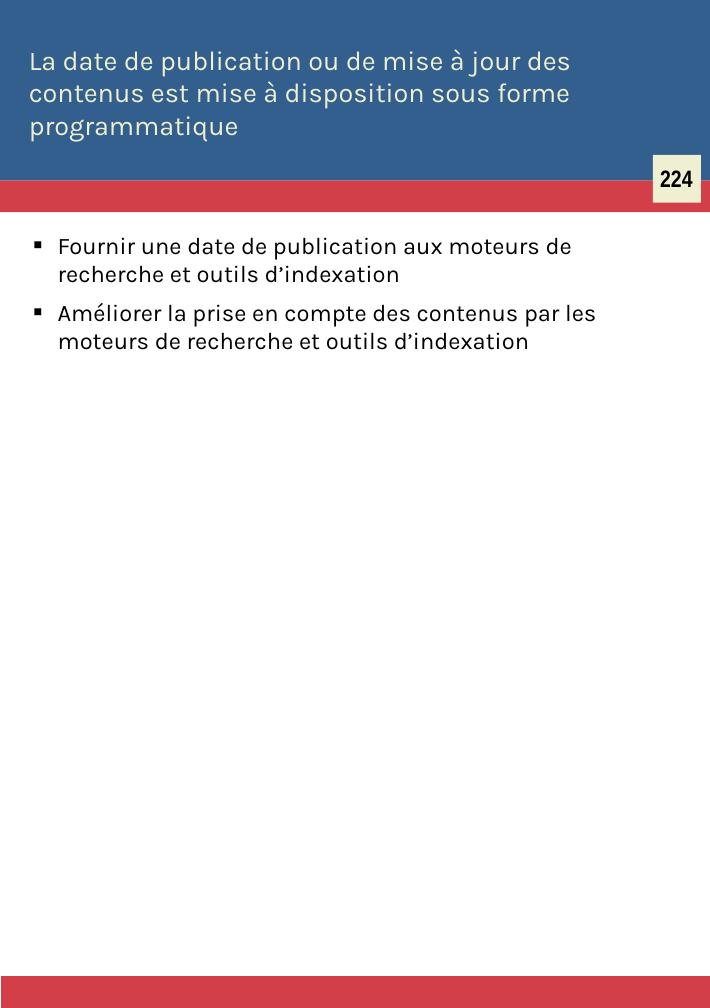
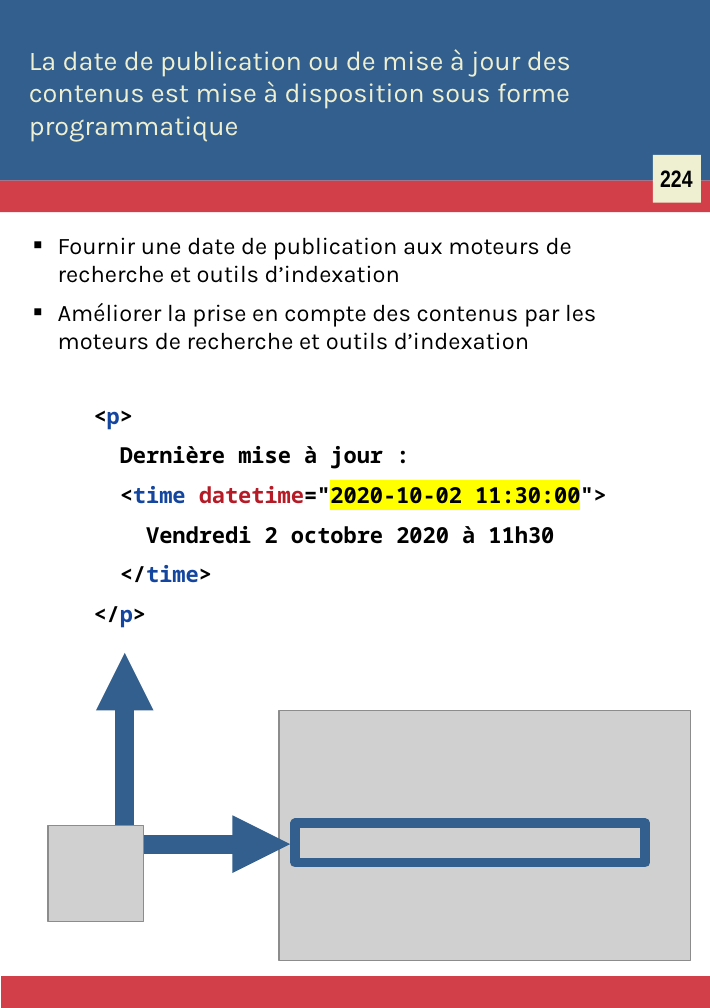
Before and after one commit to Zigazou/bonnes-pratiques-illustrees, a slide deck: slide 240 of bonnes-pratiques.odp. Drawn at 710x1008 pixels with LibreOffice and Linux fonts; fonts in the diff are those of the drawing; grey boxes stand for pictures. Boxes give left, top, right and bottom in pixels: in the first picture for what was removed or moved away, otherwise in the second. Text is boxed around its words. In the diff, an @@ line names an element or a change of style, - is before the commit and + after.

```diff
--- a/bonnes-pratiques.odp
+++ b/bonnes-pratiques.odp
@@ text added at box(94, 410, 607, 628), 13 pt, text #000000, bold @@
+<p>
+Dernière mise à jour :
+<time datetime="2020-10-02 11:30:00">
+Vendredi 2 octobre 2020 à 11h30
+</time>
+</p>
@@ freeform shape added at box(124, 652, 290, 843), outline #325F8E 11.34 pt @@
@@ picture added at box(279, 710, 691, 960) @@
@@ picture added at box(47, 824, 144, 921) @@
@@ rectangle added at box(295, 822, 644, 861), outline #325F8E 5.67 pt @@
```
Also in this commit, not shown: 1 other slide changed, 4 other files.
